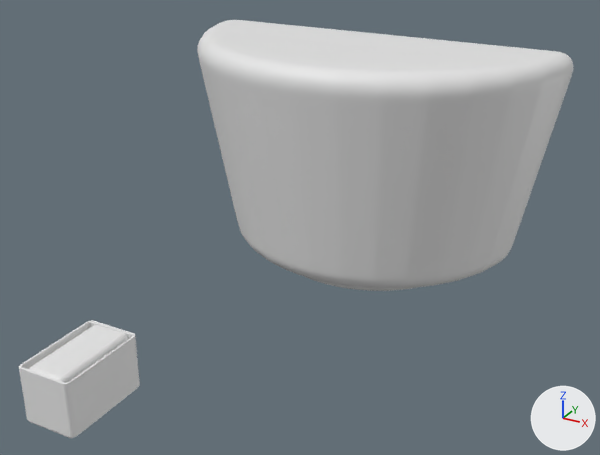
Two versions of the Blender file container.blend, one commit apart.
Rendered twice from a 50 mm camera at (1.7, -1.65, 1.8) aimed at (0.15, 1.18, 0.38). The lights are fixed; the arrows at lower right show +X, +Y and +Z. The older version comes first.
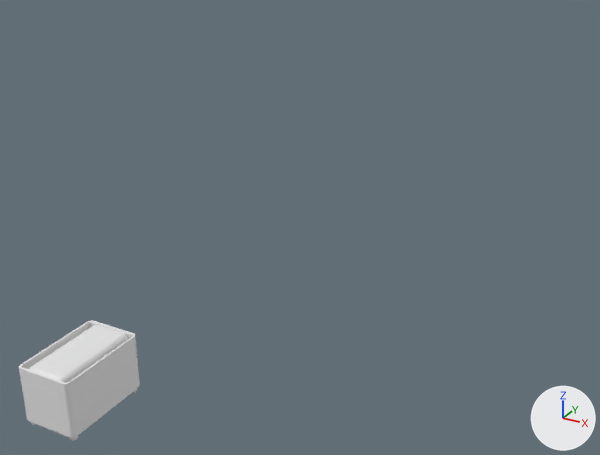
Changed parts and their boxes [x1, y1, x2, y2] in the pictures (600 x 455 px):
```json
{"object": "Cylinder.002", "change": "deleted", "before": [197, 20, 573, 291]}
```

Scene script edits in JSON lines:
```json
{"op": "remove", "block": "ob_cylinder_002", "code": ["ob_cylinder_002 = bpy.data.objects.new('Cylinder.002', me_cylinder_002)", "ob_cylinder_002.location = (0.0, 1.957, -0.118)", "ob_cylinder_002.scale = (0.576, 0.576, 0.576)"]}
```
